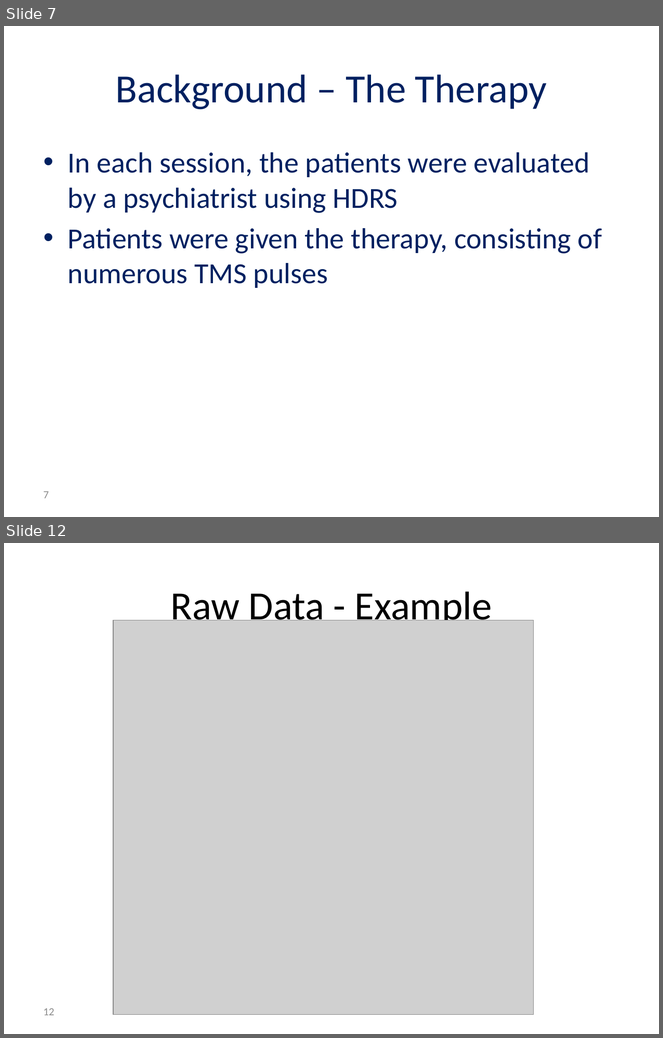
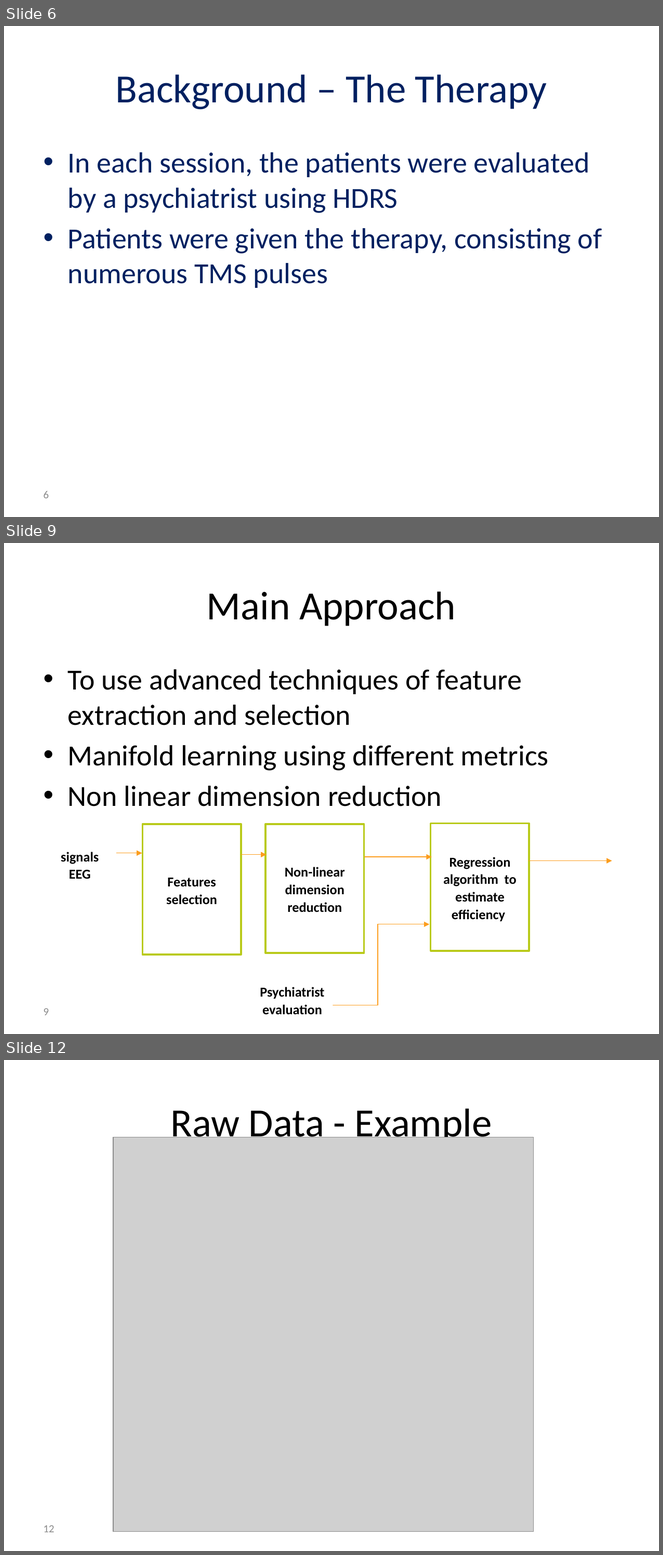
Before and after one commit to reggevlivney/BrainSway, a slide deck: Project_Midterm_Presentation.pptx. Shown one above the other, each under a label of ours: slides 7 and 12 before the commit, slides 6, 9 and 12 after it; the slides between them are not shown. The pictures are 663x1038 and 663x1555 pixels, drawn with LibreOffice and Linux fonts; fonts in the diff are those of the drawing; grey boxes stand for pictures; background and template pictures are left out. Boxes give left, top, right and bottom in pixels: in the first picture for what was removed or moved away, otherwise in the second. Text is boxed around its words. In the diff, an @@ line names an element or a change of style, - is before the commit and + after.

```diff
--- a/Project_Midterm_Presentation.pptx
+++ b/Project_Midterm_Presentation.pptx
@@ slide 9 added at <box>4,543,659,1034</box>, background #FFFFFF @@
@@ title added at <box>207,591,456,626</box>, 44 pt, text #000000 @@
+Main Approach
@@ text added at <box>68,669,549,807</box>, 32 pt, text #000000 @@
+• To use advanced techniques of feature extraction and selection
+• Manifold learning using different metrics
+• Non linear dimension reduction
@@ group added at <box>61,823,612,1015</box>: 4 arrows, 3 rectangles, 2 texts, 1 elbow arrow @@
+Features selection
+Non-linear dimension reduction
+Regression algorithm to estimate efficiency
+signals EEG
+Psychiatrist evaluation
@@ page number added at <box>44,1008,49,1016</box>, 12 pt, text #8C8C8C @@
+9
@@ what was slide 7 is now slide 6 @@
@@ page number at <box>44,491,49,499</box>: text changed @@
-7
+6
```
Also in this commit, not shown: 14 slides changed, 1 other slide added, 3 slides removed.
